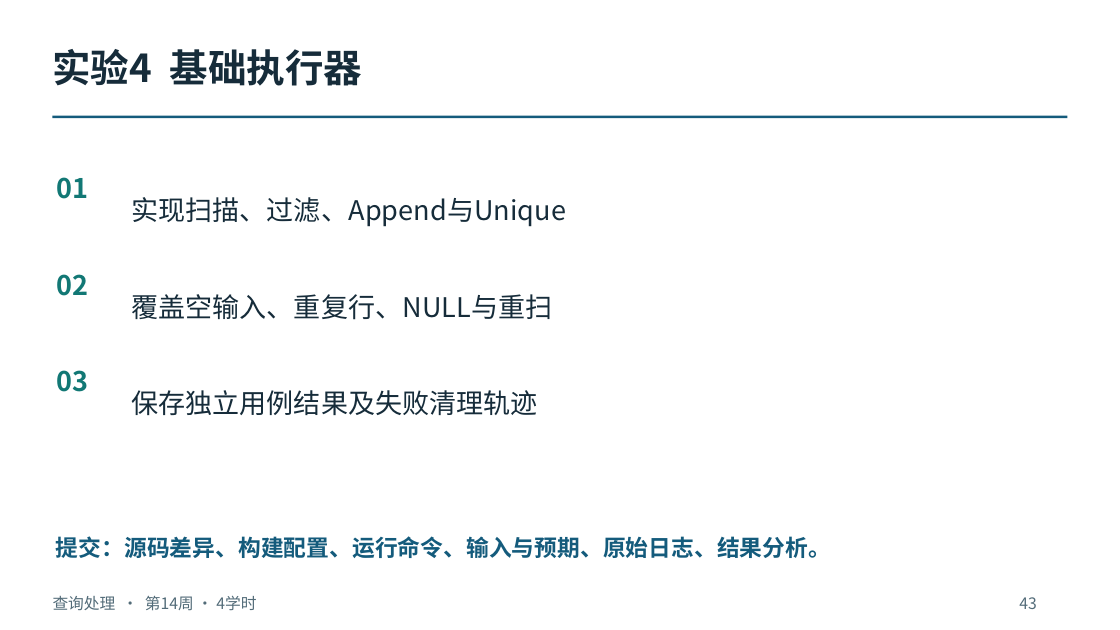
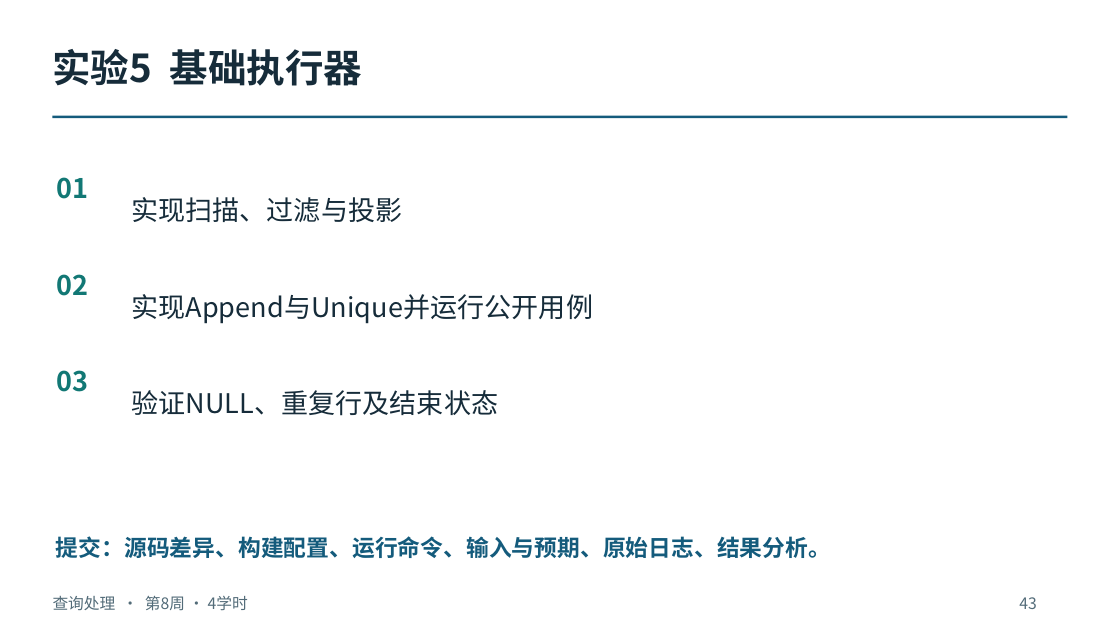
Before and after one commit to intellistream/database-kernel-course-student, a slide deck: slide 43 of 01_课件（第6版）/03_查询处理.pptx. Drawn at 1120x630 pixels with LibreOffice and Linux fonts; fonts in the diff are those of the drawing. Boxes give left, top, right and bottom in pixels: in the first picture for what was removed or moved away, otherwise in the second. Text is boxed around its words. In the diff, an @@ line names an element or a change of style, - is before the commit and + after.

```diff
--- a/01_课件（第6版）/03_查询处理.pptx
+++ b/01_课件（第6版）/03_查询处理.pptx
@@ text at (52, 49, 362, 86): text changed @@
-实验4 基础执行器
+实验5 基础执行器
@@ text at (131, 197, 402, 222): text changed @@
-实现扫描、过滤、Append与Unique
+实现扫描、过滤与投影
@@ text at (131, 294, 593, 324): text changed @@
-覆盖空输入、重复行、NULL与重扫
+实现Append与Unique并运行公开用例
@@ text at (131, 390, 498, 416): text changed @@
-保存独立用例结果及失败清理轨迹
+验证NULL、重复行及结束状态
@@ text at (53, 596, 248, 611): text changed @@
-查询处理 · 第14周 · 4学时
+查询处理 · 第8周 · 4学时
```
Also in this commit, not shown: 1 other slide changed, 14 other files.
